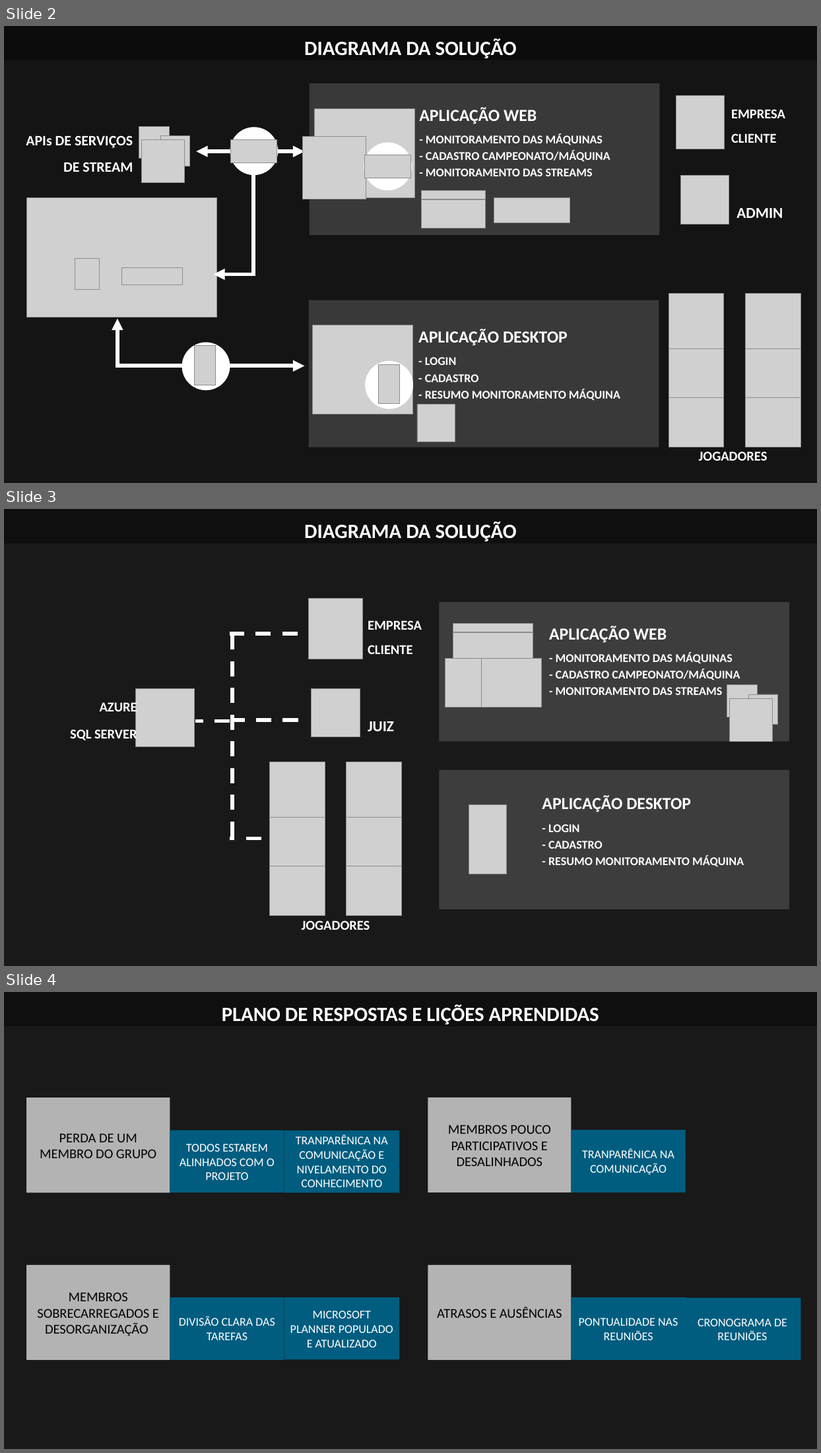
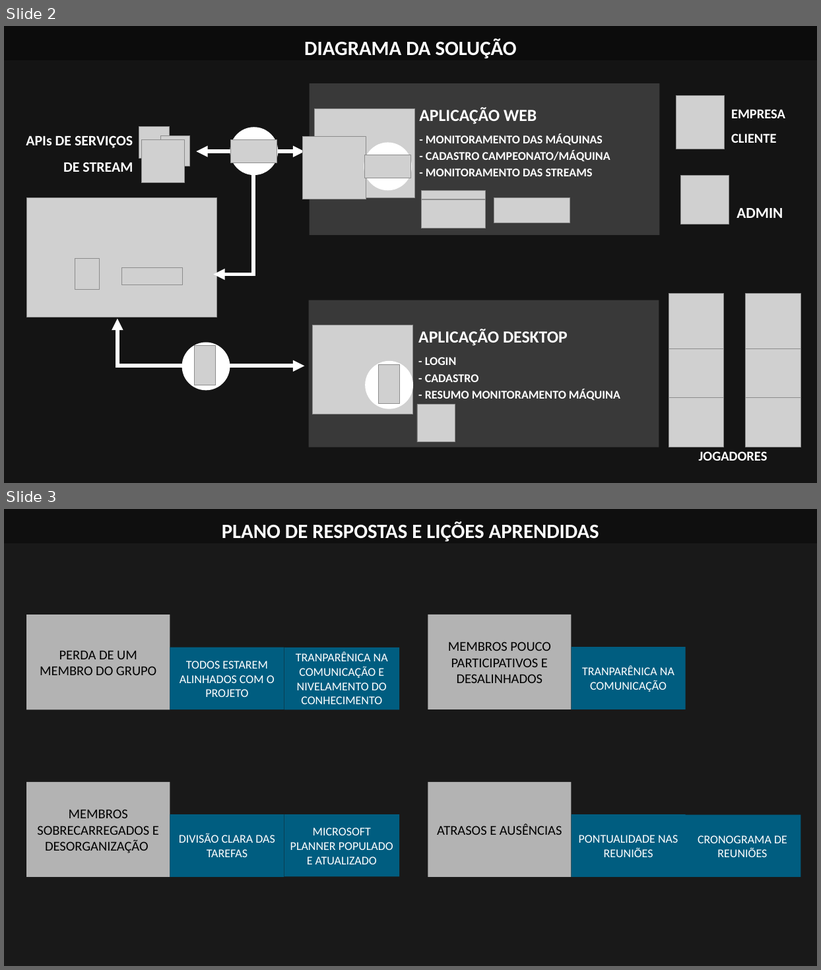
Before and after one commit to YudiG12/CarbonTowerEtc, a slide deck: Powerpoint/CARBONTOWER-v2.0.pptx. Shown one above the other, each under a label of ours: slides 2, 3 and 4 before the commit, slides 2 and 3 after it. The pictures are 821x1453 and 821x970 pixels, drawn with LibreOffice and Linux fonts; fonts in the diff are those of the drawing; grey boxes stand for pictures. Boxes give left, top, right and bottom in pixels: in the first picture for what was removed or moved away, otherwise in the second. Text is boxed around its words. In the diff, an @@ line names an element or a change of style, - is before the commit and + after.

Commit message:
delete diagrama errado, mockup partida e company init

```diff
--- a/Powerpoint/CARBONTOWER-v2.0.pptx
+++ b/Powerpoint/CARBONTOWER-v2.0.pptx
@@ slide 3 removed at (4, 509, 817, 966), background #000000 at 90% opacity @@
@@ rectangle removed at (4, 509, 817, 543) @@
@@ text removed at (304, 522, 517, 541) @@
-DIAGRAMA DA SOLUÇÃO
@@ rectangle removed at (440, 602, 790, 742) @@
@@ picture removed at (453, 624, 533, 632) @@
@@ text removed at (549, 626, 667, 643) @@
-APLICAÇÃO WEB
@@ line removed from (298, 634) to (230, 634) @@
@@ line removed from (232, 837) to (232, 632) @@
@@ picture removed at (453, 633, 533, 669) @@
@@ picture removed at (445, 659, 483, 707) @@
@@ picture removed at (482, 659, 541, 707) @@
@@ text removed at (556, 652, 740, 695) @@
-- MONITORAMENTO DAS MÁQUINAS
-- CADASTRO CAMPEONATO/MÁQUINA
-- MONITORAMENTO DAS STREAMS
@@ picture removed at (727, 685, 758, 718) @@
@@ text removed at (70, 700, 137, 743) @@
-AZURE
-SQL SERVER
@@ picture removed at (136, 689, 194, 747) @@
@@ picture removed at (730, 698, 773, 741) @@
@@ picture removed at (749, 694, 778, 725) @@
@@ line removed from (230, 722) to (195, 722) @@
@@ line removed from (298, 721) to (230, 721) @@
@@ group removed at (270, 599, 422, 916): 8 pictures, 2 texts @@
-EMPRESA CLIENTE
-JUIZ
@@ rectangle removed at (440, 770, 790, 910) @@
@@ picture removed at (469, 805, 507, 875) @@
@@ text removed at (542, 795, 691, 813) @@
-APLICAÇÃO DESKTOP
@@ text removed at (548, 824, 744, 867) @@
-- LOGIN
-- CADASTRO
-- RESUMO MONITORAMENTO MÁQUINA
@@ line removed from (261, 839) to (230, 839) @@
@@ text removed at (302, 921, 370, 930) @@
-JOGADORES
@@ what was slide 4 is now slide 3 @@
```
Also in this commit, not shown: 1 other file.
